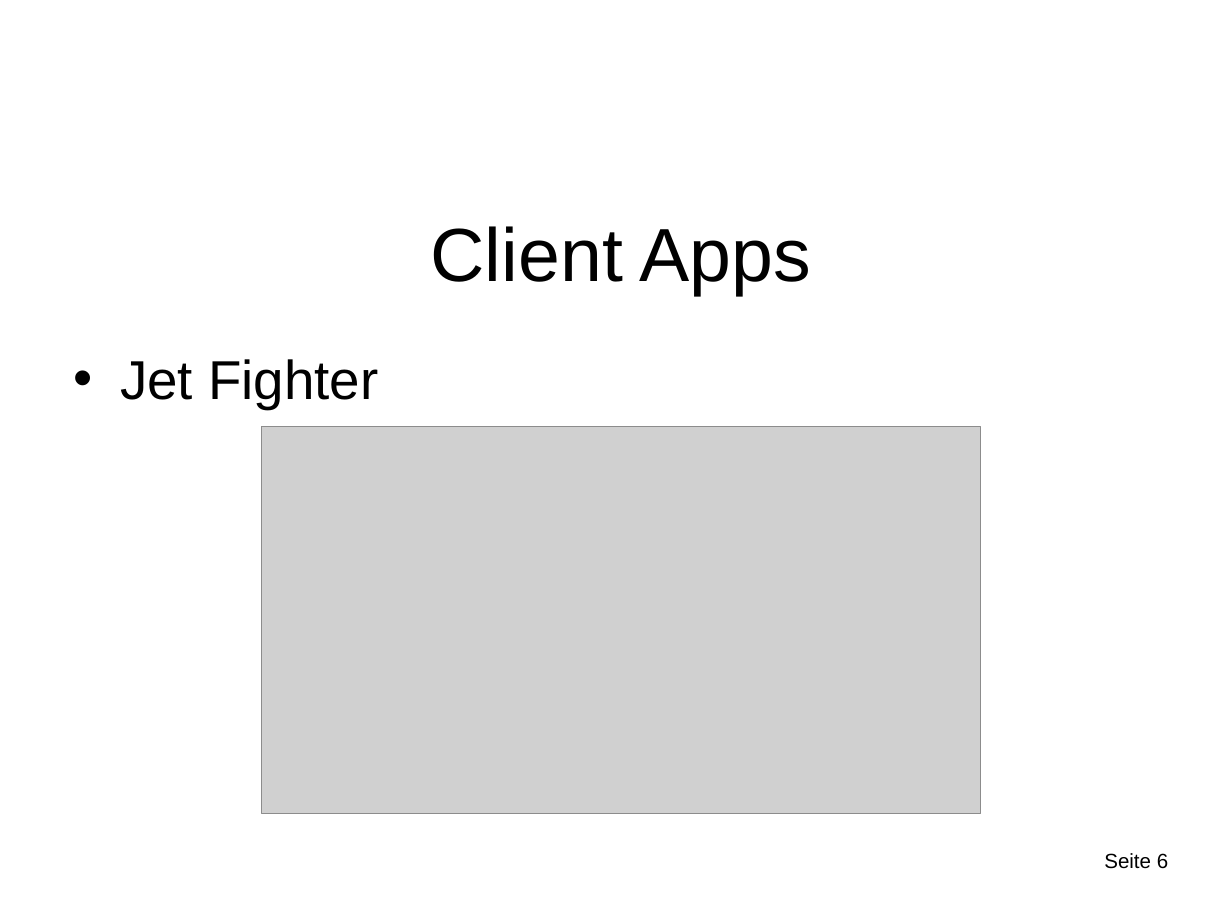
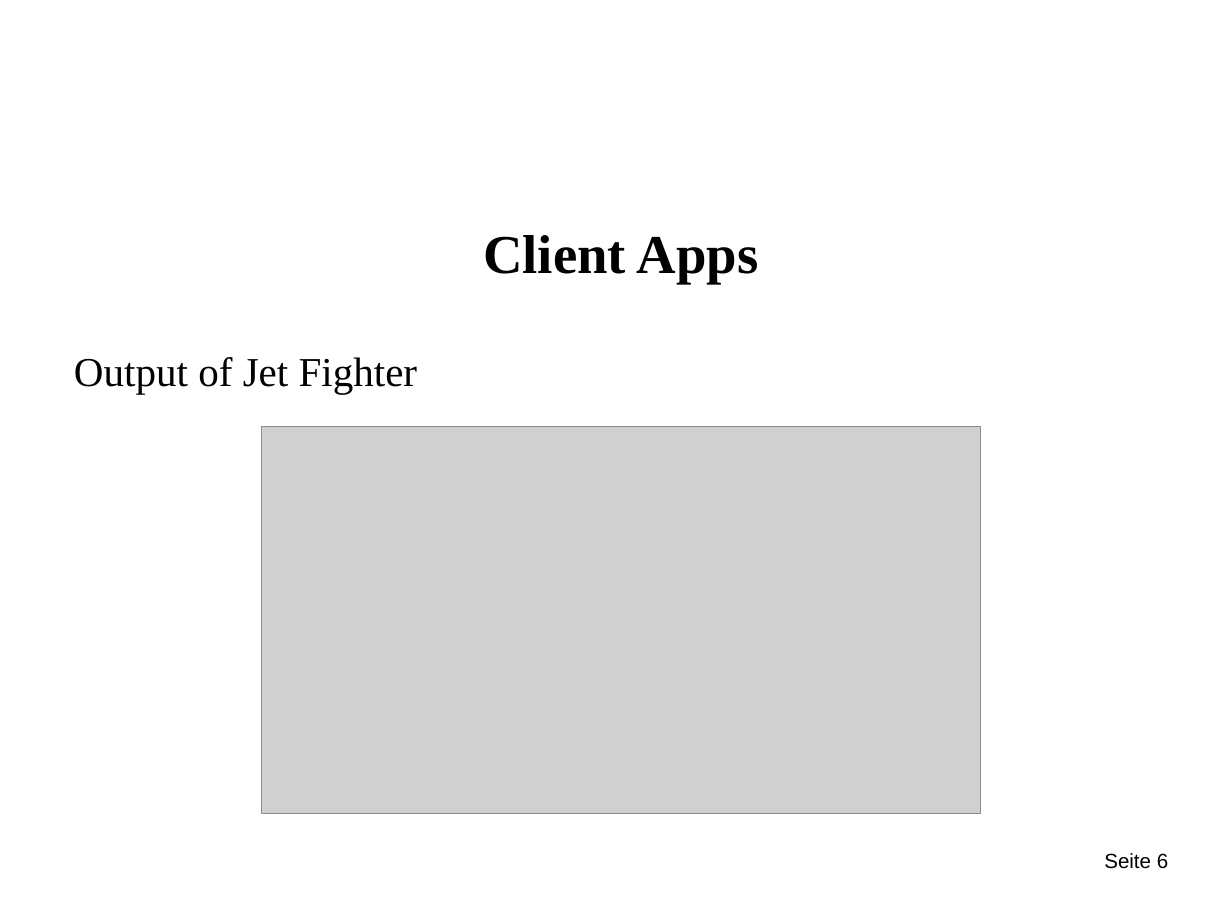
Before and after one commit to MythriManjunath/MarkerlessAR, a slide deck: slide 7 of docs/MarkerlessAR_FinalDemo.pptx. Drawn at 1232x924 pixels with LibreOffice and Linux fonts; fonts in the diff are those of the drawing; grey boxes stand for pictures; background and template pictures are left out. Boxes give left, top, right and bottom in pixels: in the first picture for what was removed or moved away, otherwise in the second. Text is boxed around its words. In the diff, an @@ line names an element or a change of style, - is before the commit and + after.

```diff
--- a/docs/MarkerlessAR_FinalDemo.pptx
+++ b/docs/MarkerlessAR_FinalDemo.pptx
@@ title "Client Apps" at (483, 235, 759, 284): size 44 to 32 pt, font Arial to Times New Roman, bold on @@
@@ text at (74, 357, 418, 393): text changed; size 32 to 24 pt; font Arial to Times New Roman @@
-• Jet Fighter
+Output of Jet Fighter
```
Also in this commit, not shown: 7 other slides changed, 1 slide added.
